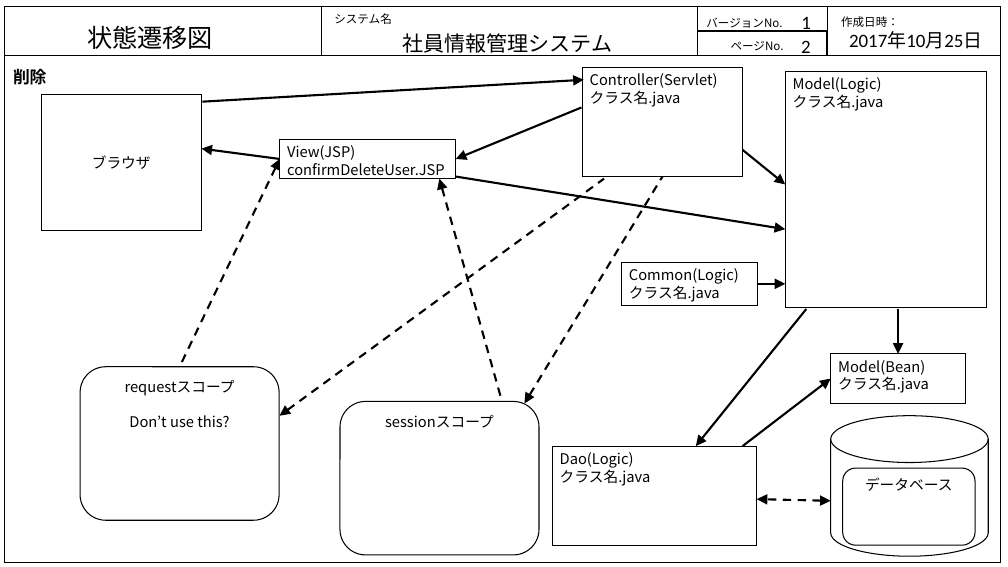
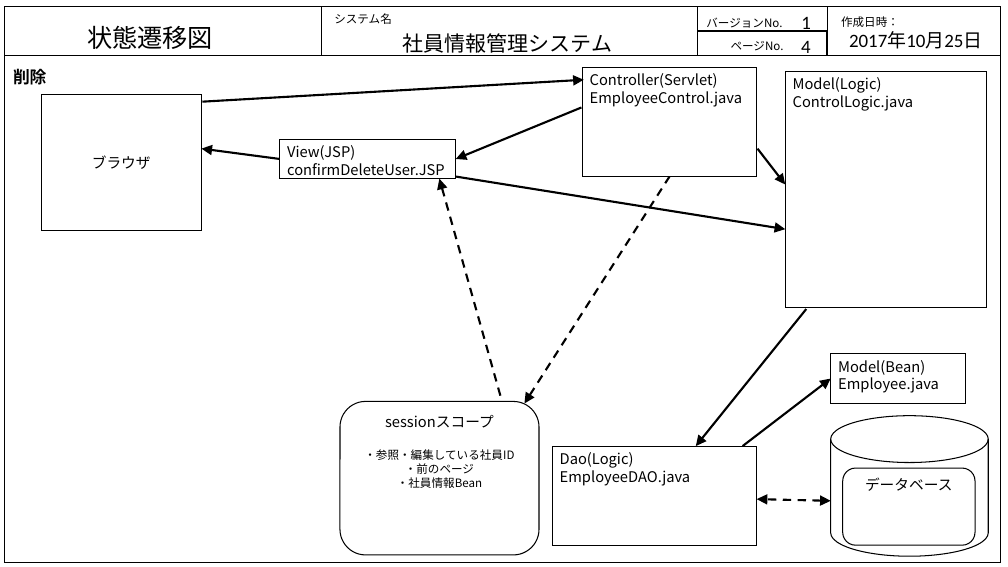
Before and after one commit to java201710/java, a slide deck: slide 13 of 総合演習資料/2.外部設計/画面・状態遷移図_DB.pptx. Drawn at 1008x567 pixels with LibreOffice and Linux fonts; fonts in the diff are those of the drawing. Boxes give left, top, right and bottom in pixels: in the first picture for what was removed or moved away, otherwise in the second. Text is boxed around its words. In the diff, an @@ line names an element or a change of style, - is before the commit and + after.

```diff
--- a/総合演習資料/2.外部設計/画面・状態遷移図_DB.pptx
+++ b/総合演習資料/2.外部設計/画面・状態遷移図_DB.pptx
@@ text at (801,41,811,56): text changed @@
-2
+4
@@ rectangle "Controller(Servlet)": place and size @@
-rectangle "Controller(Servlet)" at (582,67,743,176)
+rectangle "Controller(Servlet)" at (582,67,757,176)
@@ text in rectangle at (590,73,742,107): text changed @@
-Controller(Servlet)
-クラス名.java
+Controller(Servlet)
+EmployeeControl.java
@@ text in rectangle at (793,77,914,111): text changed @@
-Model(Logic)
-クラス名.java
+Model(Logic)
+ControlLogic.java
@@ arrow moved from (743, 150) - (786, 185) to (758, 149) - (786, 185) @@
@@ arrow removed from (180, 367) to (280, 159) @@
@@ arrow removed from (604, 178) to (280, 416) @@
@@ arrow moved from (525, 404) - (662, 177) to (525, 404) - (670, 177) @@
@@ rectangle removed at (622,262,758,305) @@
-Common(Logic)
-クラス名.java
@@ arrow removed from (758, 284) to (786, 284) @@
@@ arrow removed from (898, 309) to (898, 354) @@
@@ rounded rectangle removed at (80,367,279,520) @@
-requestスコープ
-Don’t use this?
@@ text in rectangle at (838,360,939,393): text changed @@
-Model(Bean)
-クラス名.java
+Model(Bean)
+Employee.java
@@ text in rounded rectangle at (364,449,514,488): paragraphs added @@
+・参照・編集している社員ID
+・前のページ
+・社員情報Bean
@@ text in rectangle at (560,452,691,486): text changed @@
-Dao(Logic)
-クラス名.java
+Dao(Logic)
+EmployeeDAO.java
```
Also in this commit, not shown: 9 other slides changed, 1 slide added, 1 slide removed, 2 other files.
